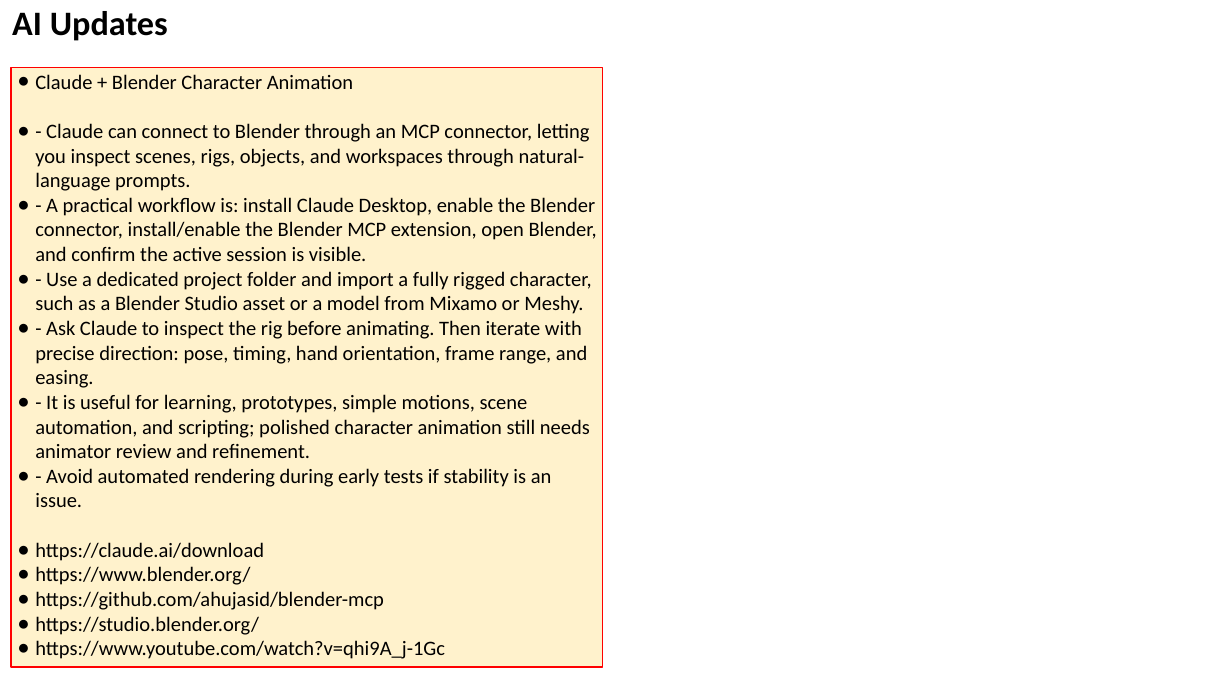
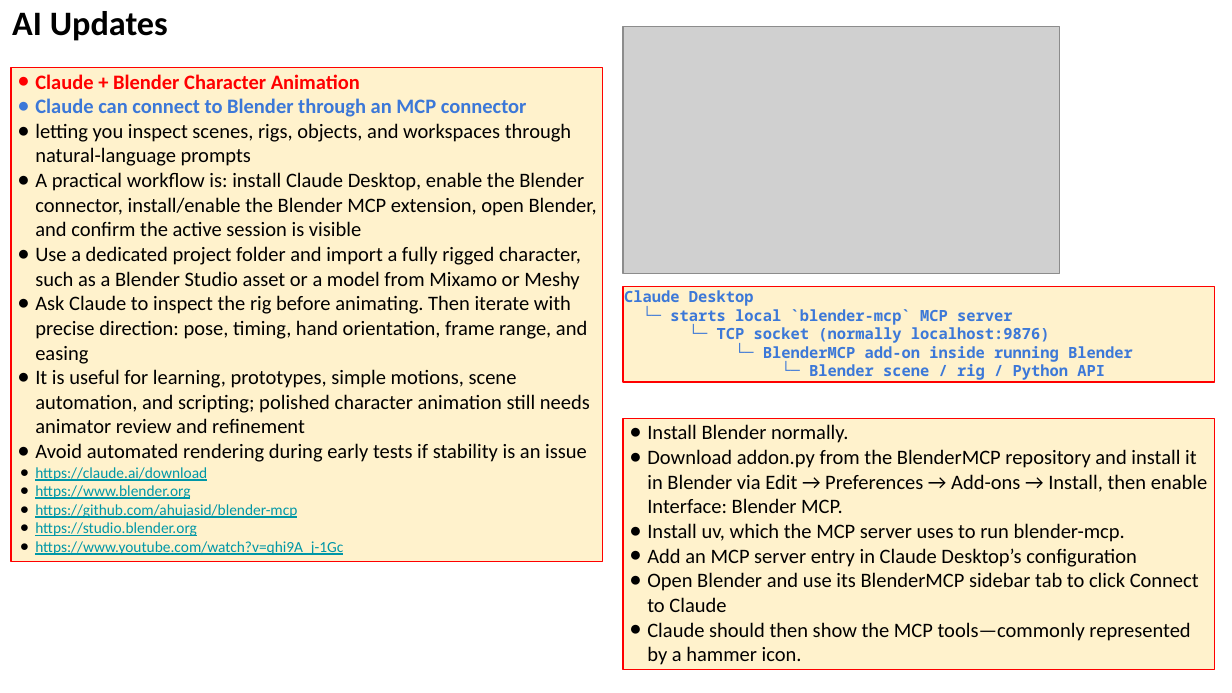
Before and after one commit to lselector/seminar, a slide deck: slide 18 of 2026/2026-08-21-AI-Updates.pptx. Drawn at 1232x693 pixels with LibreOffice and Linux fonts; fonts in the diff are those of the drawing; grey boxes stand for pictures. Boxes give left, top, right and bottom in pixels: in the first picture for what was removed or moved away, otherwise in the second. Text is boxed around its words. In the diff, an @@ line names an element or a change of style, - is before the commit and + after.

Commit message:
update

```diff
--- a/2026/2026-08-21-AI-Updates.pptx
+++ b/2026/2026-08-21-AI-Updates.pptx
@@ picture added at [623, 26, 1060, 274] @@
@@ rectangle "Claude + Blender Character Animation": place and size @@
-rectangle "Claude + Blender Character Animation" at [11, 68, 602, 668]
+rectangle "Claude + Blender Character Animation" at [11, 68, 602, 562]
@@ text in rectangle at [35, 74, 360, 555]: text colour #000000 to #FF0000, bold on in "Claude + Blender Character Animation"; size 12 to 9 pt, text colour #000000 to #0097A7, underline on in "https://claude.ai/download", "https://github.com/ahujasid/blender-mcp", "https://www.youtube.com/watch?v=qhi9A_j-1Gc"; bullet colour #000000 to #FF0000; indent changed @@
@@ text in rectangle at [35, 98, 597, 462]: text changed @@
-● - Claude can connect to Blender through an MCP connector, letting you inspect scenes, rigs, objects, and workspaces through natural-language prompts.
-● - A practical workflow is: install Claude Desktop, enable the Blender connector, install/enable the Blender MCP extension, open Blender, and confirm the active session is visible.
-● - Use a dedicated project folder and import a fully rigged character, such as a Blender Studio asset or a model from Mixamo or Meshy.
-● - Ask Claude to inspect the rig before animating. Then iterate with precise direction: pose, timing, hand orientation, frame range, and easing.
-● - It is useful for learning, prototypes, simple motions, scene automation, and scripting; polished character animation still needs animator review and refinement.
-● - Avoid automated rendering during early tests if stability is an issue.
+● Claude can connect to Blender through an MCP connector
+● letting you inspect scenes, rigs, objects, and workspaces through natural-language prompts
+● A practical workflow is: install Claude Desktop, enable the Blender connector, install/enable the Blender MCP extension, open Blender, and confirm the active session is visible
+● Use a dedicated project folder and import a fully rigged character, such as a Blender Studio asset or a model from Mixamo or Meshy
+● Ask Claude to inspect the rig before animating. Then iterate with precise direction: pose, timing, hand orientation, frame range, and easing
+● It is useful for learning, prototypes, simple motions, scene automation, and scripting; polished character animation still needs animator review and refinement
+● Avoid automated rendering during early tests if stability is an issue
@@ rectangle added at [623, 286, 1215, 382], fill #FFF2CC, outline #FF0000 0.75 pt, 9 pt, text #3C78D8, bold @@
+Claude Desktop
+└─ starts local `blender-mcp` MCP server
+└─ TCP socket (normally localhost:9876)
+└─ BlenderMCP add-on inside running Blender
+└─ Blender scene / rig / Python API
@@ rectangle added at [623, 418, 1215, 669], fill #FFF2CC, outline #FF0000 0.75 pt, 12 pt, text #000000 @@
+● Install Blender normally.
+● Download addon.py from the BlenderMCP repository and install it in Blender via Edit → Preferences → Add-ons → Install, then enable Interface: Blender MCP.
+● Install uv, which the MCP server uses to run blender-mcp.
+● Add an MCP server entry in Claude Desktop’s configuration
+● Open Blender and use its BlenderMCP sidebar tab to click Connect to Claude
+● Claude should then show the MCP tools—commonly represented by a hammer icon.
@@ text in rectangle at [35, 485, 190, 499]: text changed; size 12 to 9 pt; text colour #000000 to #0097A7 @@
-● https://www.blender.org/
+● https://www.blender.org
@@ text in rectangle at [35, 522, 197, 536]: text changed; size 12 to 9 pt; text colour #000000 to #0097A7 @@
-● https://studio.blender.org/
+● https://studio.blender.org
```
Also in this commit, not shown: 22 other slides changed, 5 slides added, 4 slides removed.
